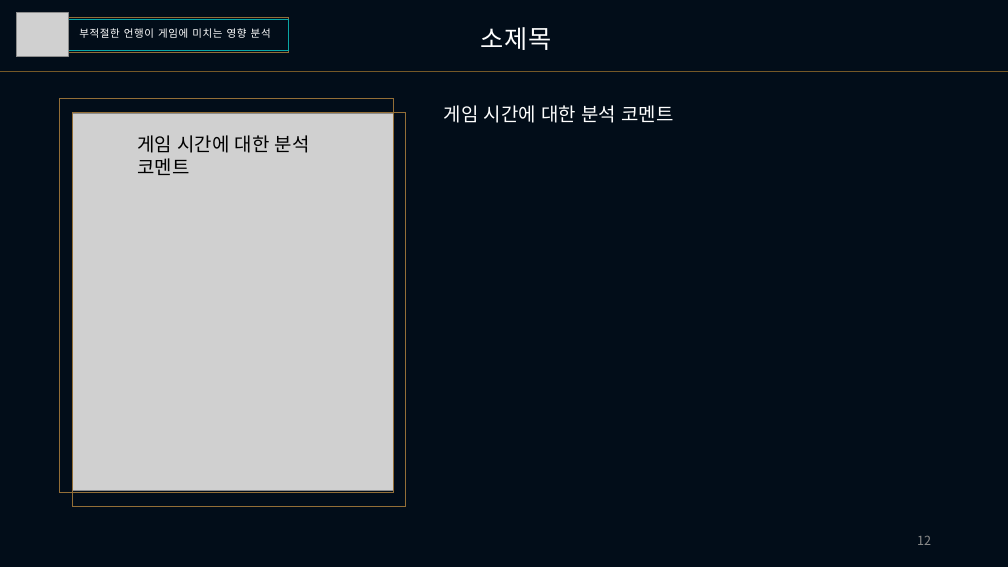
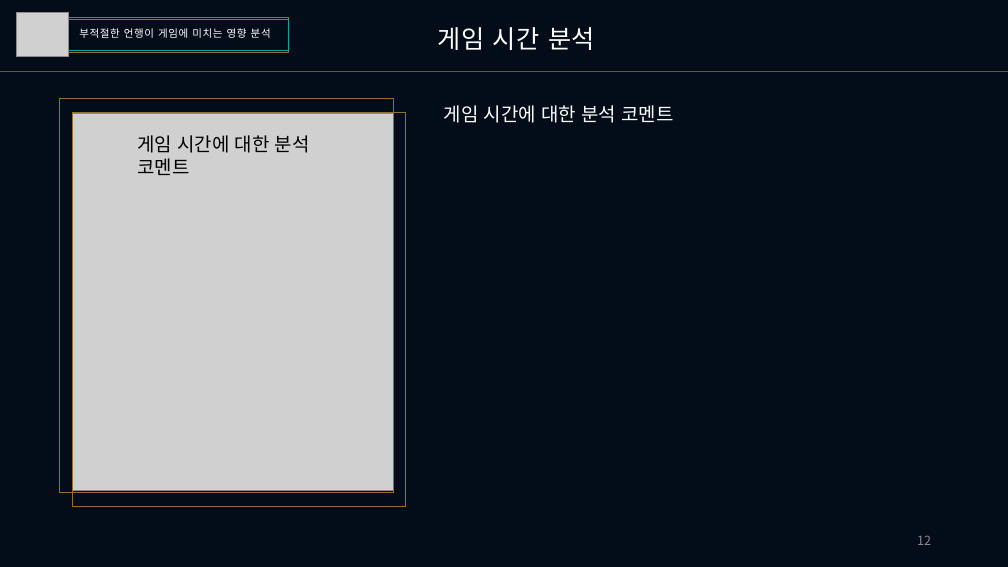
Before and after one commit to Heoquixote/lol_curse_winrate, a slide deck: slide 12 of 220704/220704_EDA_왓고컴코_PPT_V2.pptx. Drawn at 1008x567 pixels with LibreOffice and Linux fonts; fonts in the diff are those of the drawing; grey boxes stand for pictures. Boxes give left, top, right and bottom in pixels: in the first picture for what was removed or moved away, otherwise in the second. Text is boxed around its words. In the diff, an @@ line names an element or a change of style, - is before the commit and + after.

```diff
--- a/220704/220704_EDA_왓고컴코_PPT_V2.pptx
+++ b/220704/220704_EDA_왓고컴코_PPT_V2.pptx
@@ text at bbox=[438, 27, 595, 50]: text changed @@
-소제목
+게임 시간 분석
```
Also in this commit, not shown: 1 other slide changed, 1 slide added, 1 other file.
